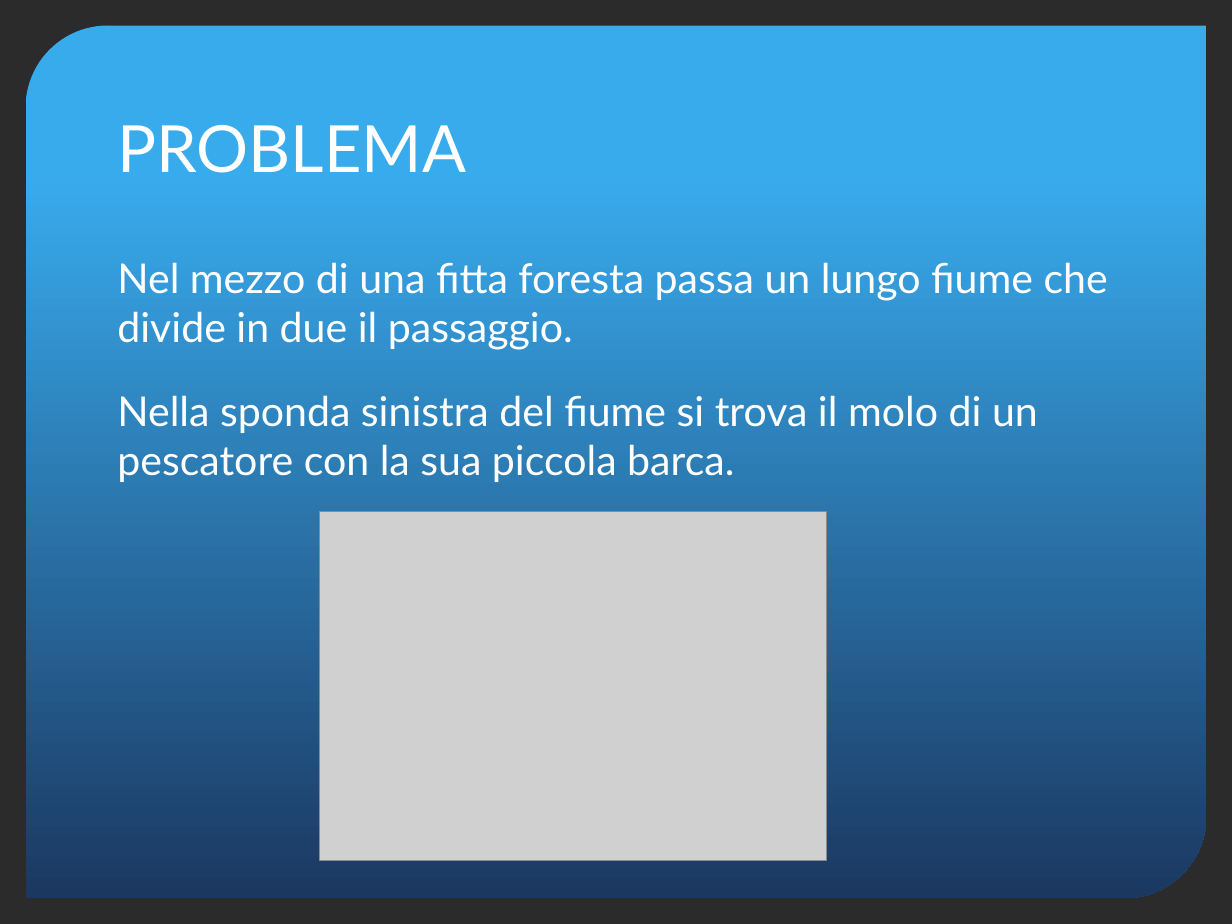
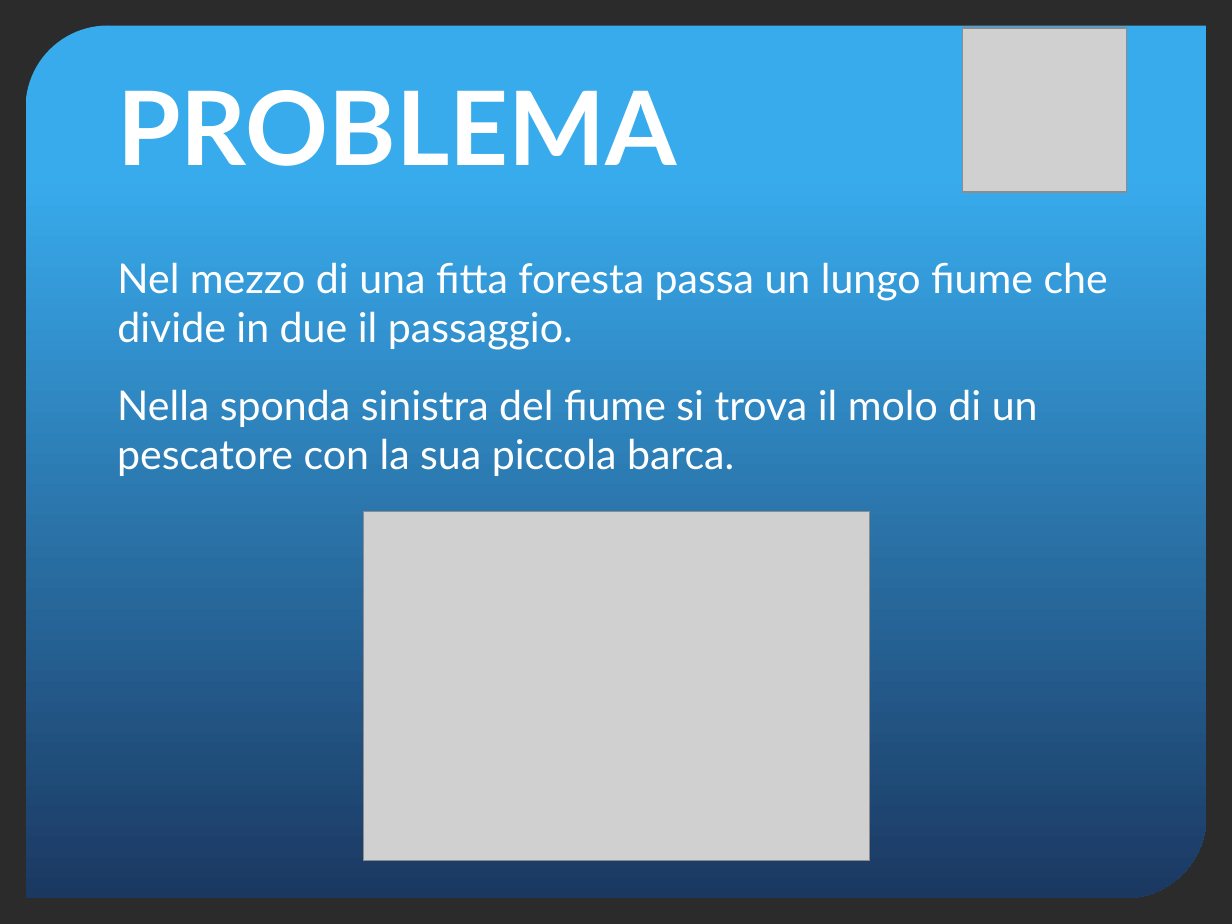
Before and after one commit to yan0z/ISW, a slide deck: slide 3 of Quesito4-presentazione.pptx. Drawn at 1232x924 pixels with LibreOffice and Linux fonts; fonts in the diff are those of the drawing; grey boxes stand for pictures; background and template pictures are left out; a plain dark background stands for a picture behind light text. Boxes give left, top, right and bottom in pixels: in the first picture for what was removed or moved away, otherwise in the second. Text is boxed around its words. In the diff, an @@ line names an element or a change of style, - is before the commit and + after.

Commit message:
Fine template fiume

```diff
--- a/Quesito4-presentazione.pptx
+++ b/Quesito4-presentazione.pptx
@@ picture added at bbox=[962, 28, 1126, 192] @@
@@ title "PROBLEMA" at bbox=[117, 90, 677, 166]: size 38 to 60 pt, bold on @@
@@ text added at bbox=[117, 389, 1038, 476], 24 pt, text #FFFFFF @@
+Nella sponda sinistra del fiume si trova il molo di un pescatore con la sua piccola barca.
@@ text at bbox=[117, 395, 1038, 482]: paragraph removed @@
-Nella sponda sinistra del fiume si trova il molo di un pescatore con la sua piccola barca.
@@ picture: place and size @@
-picture at bbox=[319, 511, 825, 861]
+picture at bbox=[363, 511, 870, 861]
```
Also in this commit, not shown: 4 other slides changed, 1 other file.
